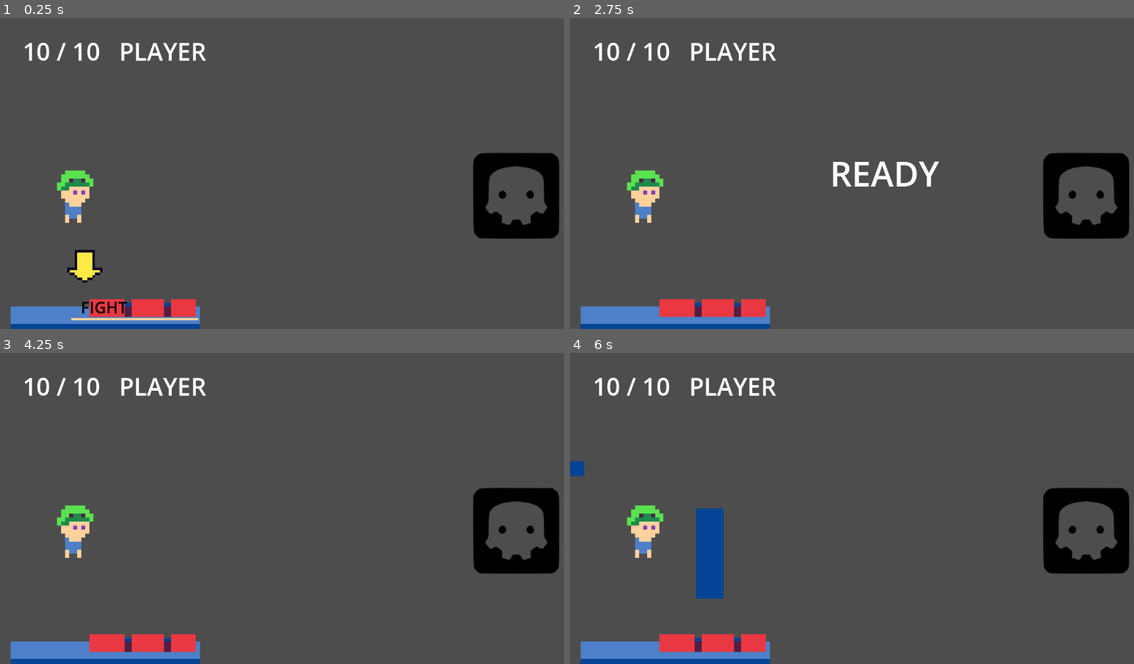
Above: before the commit, frames 1-4 (two rows, left to right).
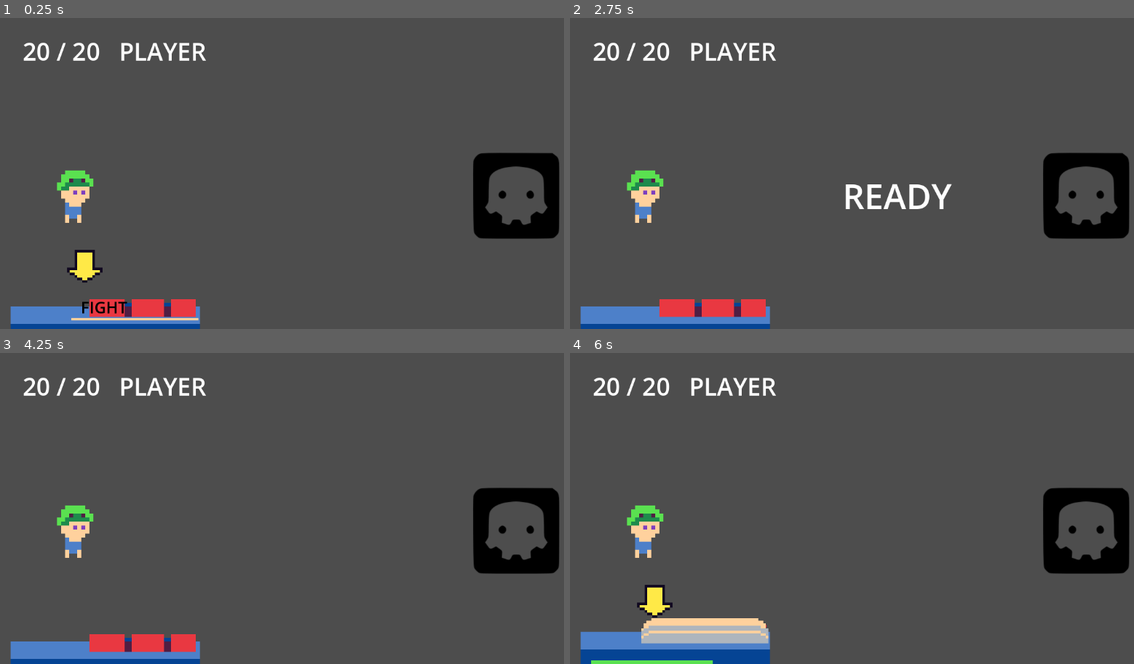
Above: after the commit, the same moments.

Repository: etherware-novice/timejam
Game: Godot game, scene res://scenes/battle_scene.tscn
Two runs of this game, one before a commit and one after it. Both use one fixed random seed, a clock stepped at 60 frames per second and the inputs below. The project has no main scene, so this scene is started directly.
Inputs:
- Up to frame 1 (0.25 s): no input
- Up to frame 2 (2.75 s): tap Enter (ui_accept) at 0.5, 1.35, 1.52, 1.82 s; hold Right (ui_right) 0.53-1.28 s; hold Enter (ui_accept) 0.53-1.28 s; hold Down (ui_down) 1.28-2.03 s; hold Right (ui_right) from 2.03 s (still down); hold Enter (ui_accept) from 2.03 s (still down)
- Up to frame 3 (4.25 s): release Right (ui_right) at 2.78 s; release Enter (ui_accept) at 2.78 s; hold Up (ui_up) 2.78-3.53 s; tap Enter (ui_accept) at 2.85, 3.02, 3.32 s; hold Left (ui_left) from 3.53 s (still down); hold Enter (ui_accept) from 3.53 s (still down)
- Up to frame 4 (6 s): release Enter (ui_accept) at 4.28 s; tap Enter (ui_accept) at 4.35, 4.52, 4.82, 5.85 s; release Left (ui_left) at 5.03 s; hold Down (ui_down) 5.03-5.78 s; hold Enter (ui_accept) 5.03-5.78 s; hold Right (ui_right) from 5.78 s (still down)

The runs differ from the first frame. In frame 1, 0.1% of the frame differs, in the area x 4-16%, y 7-14%; in frame 2, 1.5%; in frame 3, 0.1%; in frame 4, 5.9%, in the area x 0-36%, y 7-100%.

Commit message:
finally fixed player hp

Diff:
--- a/char/baseEnemy.gd
+++ b/char/baseEnemy.gd
@@ -6,12 +6,13 @@
 
 var displayName = "null"
 var maxHp = 10
-var hp : set = _hp_setter
+var hp : set = _hp_setter, get = _hp_getter
 var targetable = false
 var canAttack = false
 
 func _ready():
-	hp = maxHp
+	if hp == null:
+		hp = maxHp
 
 func doAttack(player):
 	await get_tree().create_timer(2)
@@ -19,7 +20,6 @@
 
 func recDmg(damage):
 	hp = hp - damage
-	print(hp)
 	if hp <= 0:
 		die()
 
@@ -27,6 +27,9 @@
 	hp = health
 	updateHp.emit(self)
 
+func _hp_getter():
+	return hp
+
 func die():
 	targetable = false
 	canAttack = false
--- /dev/null
+++ b/char/battlePlayerStandin.gd
@@ -0,0 +1,14 @@
+extends enemy
+
+
+
+func _ready():
+	super()
+	displayName = "player"
+
+func _hp_setter(value):
+	super(value)
+	player.hp = value
+
+func _hp_getter():
+	return player.hp
--- a/char/player.gd
+++ b/char/player.gd
@@ -1,14 +1,12 @@
-extends enemy
+extends Node
 
 var overworldFacing = 0
 var overworldRespawnPos = null
 var nextEncounter = 0
 
+var hp
+var maxHp = 20
+var displayName = "player"
 
 func _ready():
-	super()
-	displayName = "player"
-
-func recDmg(damage):
-	super(damage)
-	print(damage)
+	hp = maxHp
--- a/scenes/battle_scene.tscn
+++ b/scenes/battle_scene.tscn
@@ -1,8 +1,8 @@
 [gd_scene load_steps=49 format=3 uid="uid://ctf08ld6v1uhe"]
 
 [ext_resource type="Script" path="res://scripts/battle_scene.gd" id="1_kamkq"]
-[ext_resource type="Script" path="res://char/player.gd" id="2_8fuv7"]
 [ext_resource type="Texture2D" uid="uid://boxvm6yi74qhq" path="res://art/attackHit.png" id="2_10alu"]
+[ext_resource type="Script" path="res://char/battlePlayerStandin.gd" id="2_eflp8"]
 [ext_resource type="Script" path="res://char/baseEnemy.gd" id="3_6mtid"]
 [ext_resource type="Texture2D" uid="uid://cgwu708v8w0c5" path="res://art/select.png" id="3_ohcfm"]
 [ext_resource type="Script" path="res://scripts/paddle.gd" id="5_owl22"]
@@ -283,7 +283,7 @@
 script = ExtResource("1_kamkq")
 
 [node name="player" type="Area2D" parent="."]
-script = ExtResource("2_8fuv7")
+script = ExtResource("2_eflp8")
 
 [node name="AnimatedSprite2D" type="AnimatedSprite2D" parent="player"]
 texture_filter = 1
@@ -351,7 +351,7 @@
 position = Vector2(-219, 248)
 
 [node name="paddlectrl" type="Node2D" parent="."]
-position = Vector2(-326, -284)
+position = Vector2(-301, -239)
 script = ExtResource("5_owl22")
 
 [node name="paddle" type="Area2D" parent="paddlectrl"]
@@ -457,6 +457,7 @@
 }
 
 [node name="CanvasModulate" type="CanvasModulate" parent="."]
+position = Vector2(-679, -102)
 
 [connection signal="finished" from="paddlectrl" to="." method="_on_paddlectrl_finished"]
 [connection signal="area_entered" from="paddlectrl/ball" to="." method="_on_ball_area_entered"]
--- a/scenes/overworld_1.tscn
+++ b/scenes/overworld_1.tscn
@@ -219,7 +219,7 @@
 position = Vector2(421, 193)
 disable_mode = 1
 script = ExtResource("3_dmc68")
-startChance = 0.2
+startChance = 0.1
 metadata/_edit_group_ = true
 
 [node name="ColorRect" type="ColorRect" parent="encounterChance"]
--- a/scripts/battle_scene.gd
+++ b/scripts/battle_scene.gd
@@ -36,6 +36,7 @@
 		turnOrder.append(spr)
 
 		i += 1
+	$player.updateHp.connect($VHSLine._on_hp_reset_timeout)
 	nextTurn()
 
 
--- a/scripts/paddle.gd
+++ b/scripts/paddle.gd
@@ -67,7 +67,7 @@
 	if not area.script:
 		ballVelocity = Vector2(-ballVelocity.x, ( ( (randi() % 2) + 1 ) * 2 ) - 3)
 		return
-	if area.targetable:
+	if area.targetable or area.name == "player":
 		area.recDmg(5)
 		stop()
 
